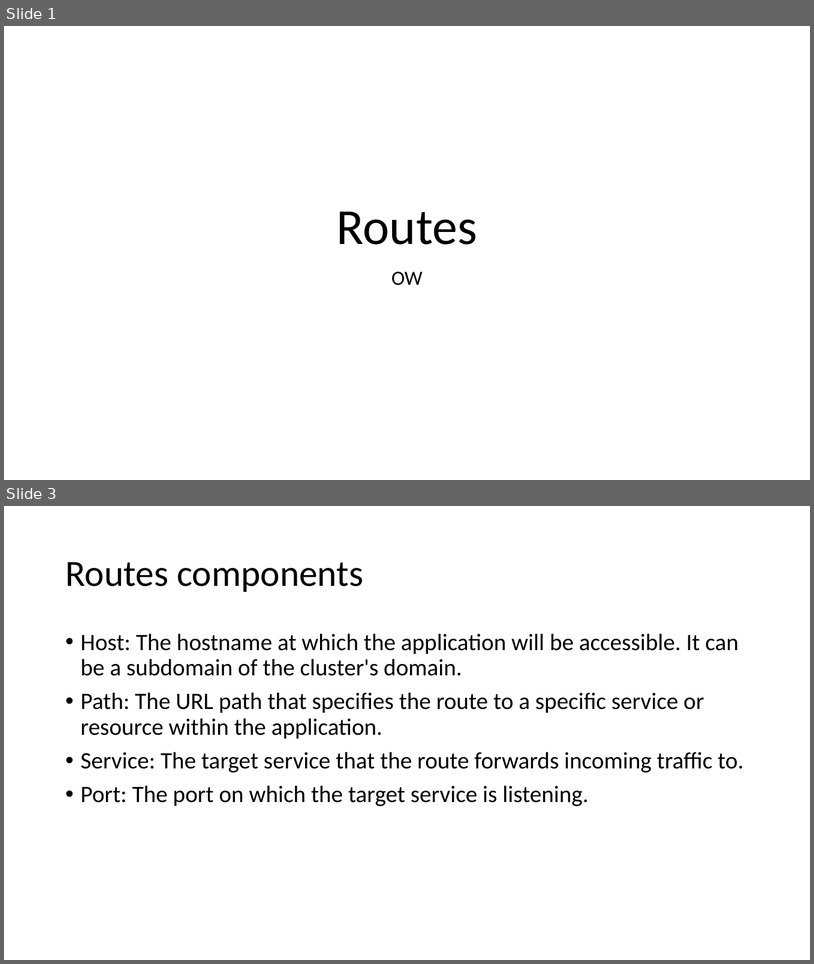
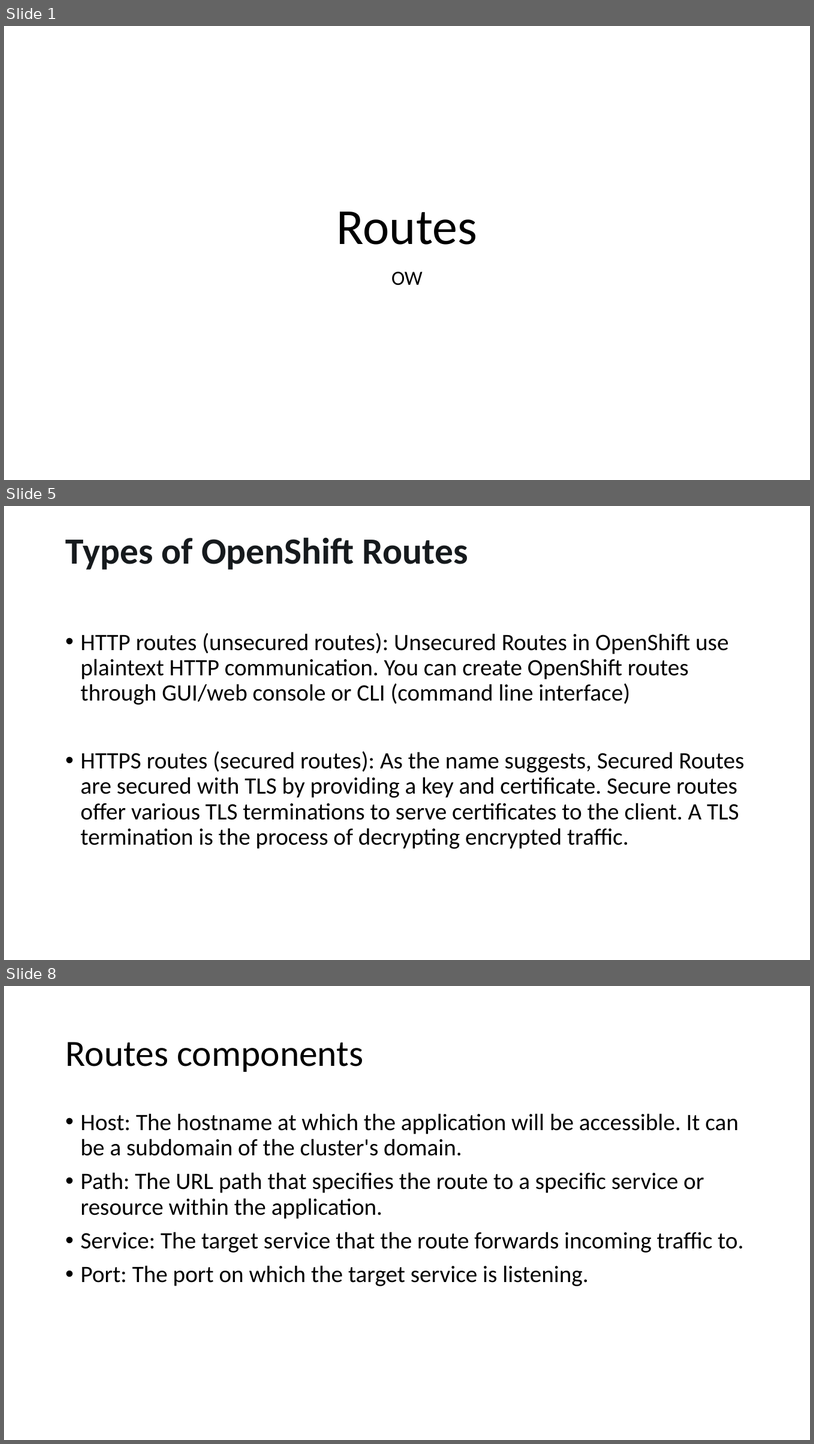
Before and after one commit to amitopenwriteup/okd, a slide deck: Routes.pptx. Shown one above the other, each under a label of ours: slides 1 and 3 before the commit, slides 1, 5 and 8 after it; the slides between them are not shown. The pictures are 814x964 and 814x1444 pixels, drawn with LibreOffice and Linux fonts; fonts in the diff are those of the drawing. Boxes give left, top, right and bottom in pixels: in the first picture for what was removed or moved away, otherwise in the second. Text is boxed around its words. In the diff, an @@ line names an element or a change of style, - is before the commit and + after.

```diff
--- a/Routes.pptx
+++ b/Routes.pptx
@@ slide 5 added at (x1=4, y1=506, x2=810, y2=960), background #FFFFFF @@
@@ title added at (x1=65, y1=537, x2=468, y2=570), 44 pt, text #161A1D, bold @@
+Types of OpenShift Routes
@@ text added at (x1=81, y1=633, x2=744, y2=849), 28 pt, text #000000 @@
+• HTTP routes (unsecured routes): Unsecured Routes in OpenShift use plaintext HTTP communication. You can create OpenShift routes through GUI/web console or CLI (command line interface)
+• HTTPS routes (secured routes): As the name suggests, Secured Routes are secured with TLS by providing a key and certificate. Secure routes offer various TLS terminations to serve certificates to the client. A TLS termination is the process of decrypting encrypted traffic.
@@ what was slide 3 is now slide 8 @@
```
Also in this commit, not shown: 2 slides changed, 17 other slides added, 2 slides removed.
